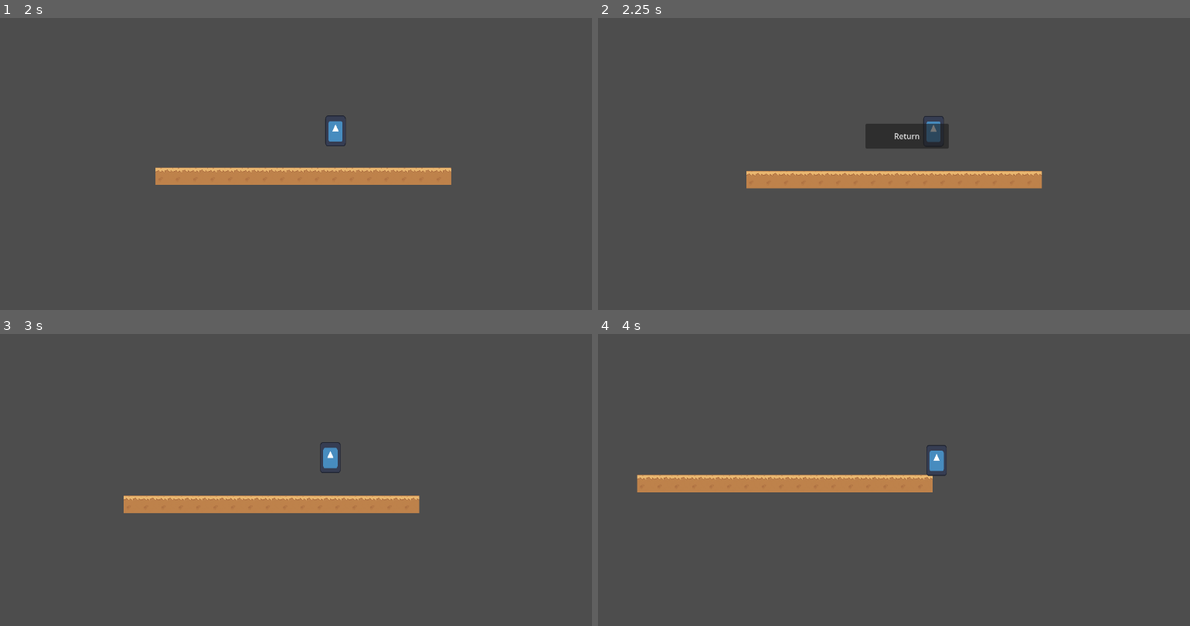
Above: before the commit, frames 1-4 (two rows, left to right).
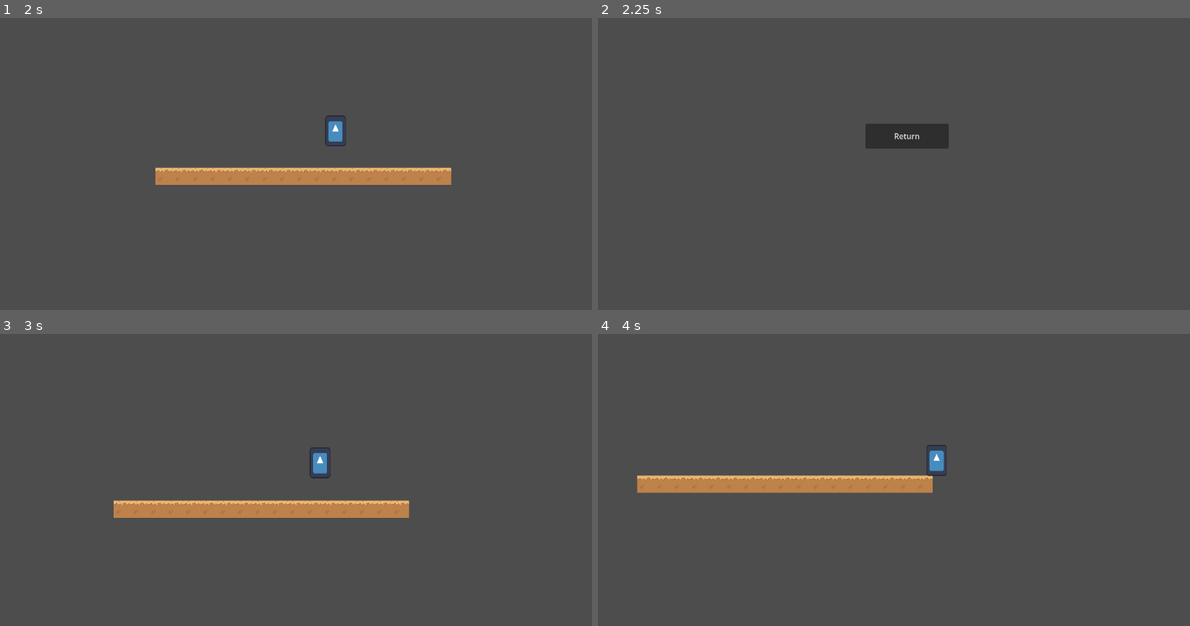
Above: after the commit, the same moments.

Repository: dzfrias/gladiator
Game: Godot game, scene res://scenes/hub.tscn
Same seed, same stepped clock (60 frames per second), same inputs: the game is played once before the commit and once after it. This scene is started directly instead of the project's main scene. The engine's default icon, where the game draws it, is replaced by a stand-in: a white triangle on a blue panel in a dark square.
Inputs (mouse positions are in pixels of both pictures, inside the frame that each line leads up to):
- Up to frame 1 (2 s): move the mouse to (444, 120) at 0.52 s; hold S (crouch) 0.53-1.28 s; hold D (right) from 0.53 s (still down); tap Space (jump) at 0.77, 1.07, 1.52, 1.82 s; move the mouse to (183, 152) at 1.27 s; click (183, 152) at 1.35 s
- Up to frame 2 (2.25 s): move the mouse to (970, 58) at 2.02 s; release D (right) at 2.03 s; hold A (left) from 2.03 s (still down); hold I (interact) from 2.03 s (still down)
- Up to frame 3 (3 s): release A (left) at 2.75 s; release I (interact) at 2.75 s; click "Return" at 2.75 s
- Up to frame 4 (4 s): move the mouse to (876, 520) at 3.52 s; hold D (right) from 3.53 s (still down); tap E (roll) at 3.6 s; tap Space (jump) at 3.77 s

Frame 1 is identical in both runs. In frame 2, 3.2% of the frame differs, in the area x 25-76%, y 33-59%; in frame 3, 2.7%; in frame 4, 0.5%.

Commit message:
Rework Hub scene loading

Diff:
--- a/project.godot
+++ b/project.godot
@@ -19,6 +19,7 @@
 
 Debug="*res://scripts/util/Debug.gd"
 MissionManager="*res://scripts/mission/mission_manager.gd"
+Hub="*res://scripts/hub.gd"
 
 [display]
 
--- a/scenes/hub.tscn
+++ b/scenes/hub.tscn
@@ -1,6 +1,5 @@
-[gd_scene load_steps=7 format=4 uid="uid://bmsyk3ldn6tc3"]
+[gd_scene load_steps=6 format=4 uid="uid://bmsyk3ldn6tc3"]
 
-[ext_resource type="Script" path="res://scripts/hub.gd" id="1_85bed"]
 [ext_resource type="PackedScene" uid="uid://dv7ihnextsw4v" path="res://scenes/player.tscn" id="1_g6j8t"]
 [ext_resource type="TileSet" uid="uid://dpcafcjqg7xko" path="res://assets/desert.tres" id="1_tnnyb"]
 [ext_resource type="Script" path="res://scripts/interactable.gd" id="3_77ybc"]
@@ -10,26 +9,22 @@
 size = Vector2(89, 68)
 
 [node name="Hub" type="Node2D"]
-script = ExtResource("1_85bed")
 
-[node name="World" type="Node2D" parent="."]
-
-[node name="Player" parent="World" instance=ExtResource("1_g6j8t")]
+[node name="Player" parent="." instance=ExtResource("1_g6j8t")]
 position = Vector2(36, -30)
 
-[node name="TileMapLayer" type="TileMapLayer" parent="World"]
+[node name="TileMapLayer" type="TileMapLayer" parent="."]
 tile_map_data = PackedByteArray("AABdAAEAAwAKAAIAAABdAAIAAwAKAAIAAABdAAMAAwAKAAIAAABdAAQAAwAKAAIAAABdAAUAAwAKAAIAAABdAA …(11392 unchanged characters)…
 tile_set = ExtResource("1_tnnyb")
 
-[node name="Shop" type="Area2D" parent="World" node_paths=PackedStringArray("hub")]
+[node name="Shop" type="Area2D" parent="."]
 position = Vector2(543, -55)
 collision_layer = 512
 collision_mask = 0
 script = ExtResource("3_veakm")
-hub = NodePath("../..")
 
-[node name="CollisionShape2D" type="CollisionShape2D" parent="World/Shop"]
+[node name="CollisionShape2D" type="CollisionShape2D" parent="Shop"]
 shape = SubResource("RectangleShape2D_f3k6p")
 
-[node name="Interactable" type="Node" parent="World/Shop"]
+[node name="Interactable" type="Node" parent="Shop"]
 script = ExtResource("3_77ybc")
--- a/scripts/hub.gd
+++ b/scripts/hub.gd
@@ -1,13 +1,20 @@
-class_name Hub extends Node2D
+extends Node2D
 
 var _shop_scene = preload("res://scenes/shop_screen.tscn")
+var _world_scene = preload("res://scenes/hub.tscn")
+var _world: Node
 
 func open_shop_screen() -> void:
-	$World.process_mode = Node.PROCESS_MODE_DISABLED
-	var shop := _shop_scene.instantiate() as ShopScreen
-	shop.quit.connect(_return_to_world)
-	add_child(shop)
+	_world = get_tree().current_scene
+	get_tree().root.remove_child(_world)
+	var new_scene = _shop_scene.instantiate()
+	get_tree().root.add_child(new_scene)
+	get_tree().current_scene = new_scene
 
-func _return_to_world() -> void:
-	get_child(-1).queue_free()
-	$World.process_mode = Node.PROCESS_MODE_INHERIT
+func return_to_world() -> void:
+	get_tree().current_scene.queue_free()
+	_setup_world.call_deferred()
+
+func _setup_world() -> void:
+	get_tree().root.add_child(_world)
+	get_tree().current_scene = _world
--- a/scripts/shop.gd
+++ b/scripts/shop.gd
@@ -1,9 +1,7 @@
 class_name Shop extends Area2D
-
-@export var hub: Hub
 
 func _ready() -> void:
 	$Interactable.did_interact.connect(_on_interact)
 
 func _on_interact() -> void:
-	hub.open_shop_screen()
+	Hub.open_shop_screen()
--- a/scripts/ui/shop_screen.gd
+++ b/scripts/ui/shop_screen.gd
@@ -1,9 +1,7 @@
 class_name ShopScreen extends Node2D
-
-signal quit
 
 func _ready() -> void:
 	$CanvasLayer/Return.pressed.connect(_on_quit_pressed)
 
 func _on_quit_pressed() -> void:
-	quit.emit()
+	Hub.return_to_world()
